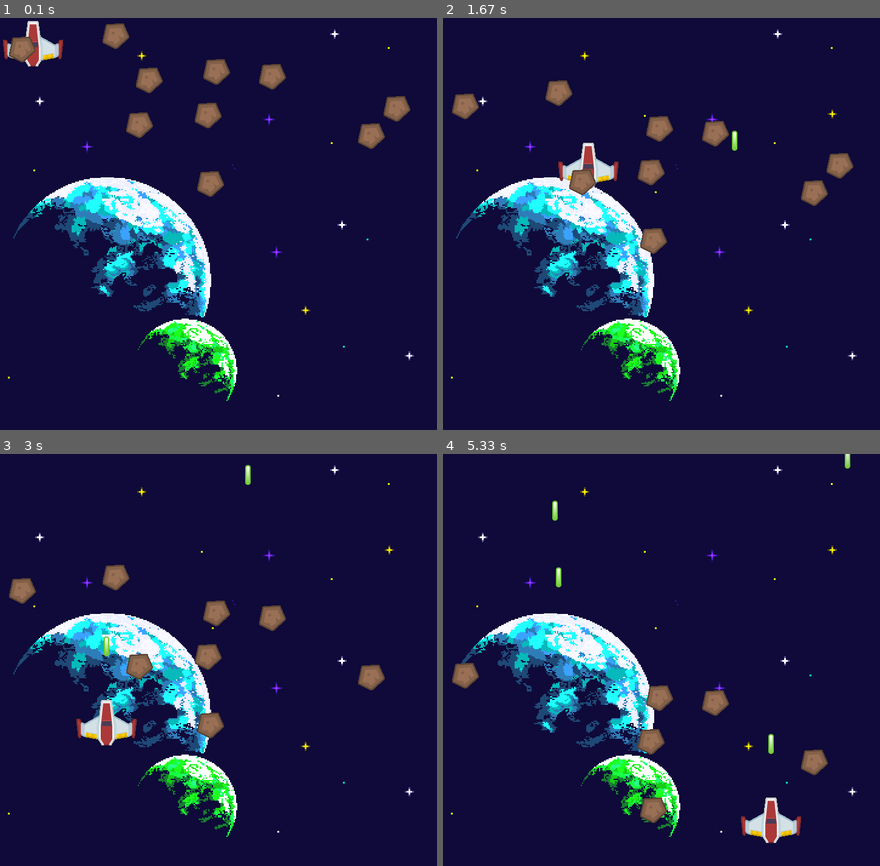
Above: before the commit, frames 1-4 (two rows, left to right).
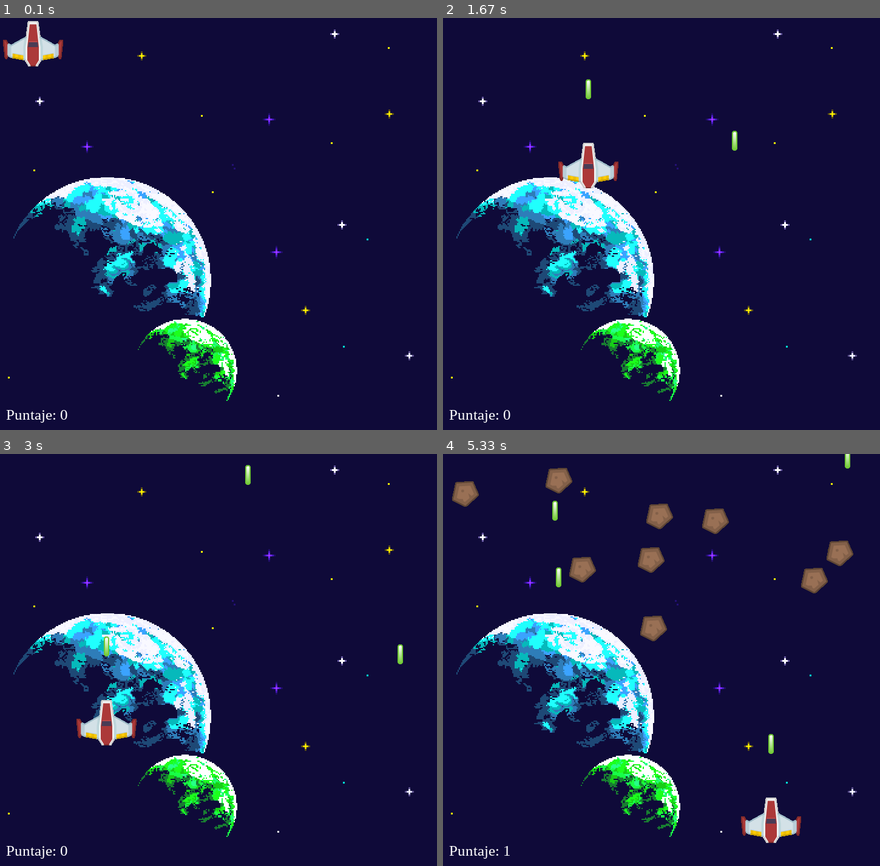
Above: after the commit, the same moments.

Repository: lingwey/juego-de-destruir-meteoros-en-pygame
Game: pygame game, started from destruir meteoritos.py
Same seed, same stepped clock (60 frames per second), same inputs: the game is played once before the commit and once after it.
Inputs (mouse positions are in pixels of both pictures, inside the frame that each line leads up to):
- Up to frame 1 (0.1 s): no input
- Up to frame 2 (1.67 s): tap Space at 0.33 s; click (705, 314) at 0.72 s; click (547, 71) at 1.05 s; click (556, 141) at 1.38 s
- Up to frame 3 (3 s): click (218, 709) at 1.72 s; click (157, 573) at 2.05 s; click (371, 767) at 2.38 s; click (78, 701) at 2.72 s
- Up to frame 4 (5.33 s): click (534, 581) at 3.05 s; click (556, 734) at 3.38 s; click (818, 754) at 3.72 s; click (530, 812) at 4.05 s; click (526, 684) at 4.38 s; click (556, 552) at 4.72 s; click (740, 795) at 5.05 s

The runs differ from the first frame. In frame 1, 2.9% of the frame differs, in the area x 1-94%, y 1-99%; in frame 2, 2.7%; in frame 3, 2.4%; in frame 4, 4.3%, in the area x 1-94%, y 3-99%.

Commit message:
agrega el mostar en la ventana el puntaje y pantalla de game over

Diff:
--- a/destruir meteoritos.py
+++ b/destruir meteoritos.py
@@ -1,9 +1,9 @@
-import pygame, random
+import pygame, random, time, sys
 
 pantallaAlto = 680
 pantallaAncho = 720
 negro = (0,0,0)
-
+blanco = (255, 255,255)
 #agrega imagenes para el juego
 class meteoro (pygame.sprite.Sprite):
     def __init__ (self):
@@ -59,6 +59,24 @@
         self.fondo = pygame.image.load(imagenDeFondo).convert()
         self.sonido = sonidoLaser
 
+        self.entreTiempo = 3
+        self.ultimaTanda = time.time()
+        self.reiniciarJuego()
+
+    def reiniciarJuego (self):
+        self.gameOver = False
+        self.puntaje = 0
+        self.meteoroLista.empty()
+        self.totalListaImagenes.empty()
+        self.lasersLista.empty()
+        self.cantidadMeteoros = 5
+        self.entreTiempo = 5
+        self.ultimaTanda = time.time()
+        self.jugador = player()
+        self.totalListaImagenes.add(self.jugador)
+        self.jugador.rect.x = pantallaAncho // 2 - 45
+        self.jugador.rect.y = 80
+
     def crearTandasMeteoros(self):
            for i in range (self.cantidadMeteoros): #crea los meteoros y genera la posicion donde van a comienzar
             meteoros = meteoro()
@@ -80,10 +98,15 @@
                 self.totalListaImagenes.add(disparo)
                 self.lasersLista.add(disparo)
                 self.sonido.play()
+            if event.type == pygame.KEYDOWN:
+                if event.key == pygame.K_SPACE:
+                    if self.gameOver:
+                       self.reiniciarJuego()
 
         return False
 
     def run_logic (self):
+        tiempoActual = time.time()
         if not self.gameOver:
             self.totalListaImagenes.update()
             for disparo in self.lasersLista:
@@ -97,13 +120,30 @@
                     self.totalListaImagenes.remove(disparo)
                     self.lasersLista.remove(disparo)
             if not self.meteoroLista:
-                self.cantidadMeteoros += self.meteorosAgregadosXNivel
-                print ("alerta")
-                self.crearTandasMeteoros()
+                if tiempoActual - self.ultimaTanda >= self.entreTiempo:
+                    self.cantidadMeteoros += self.meteorosAgregadosXNivel
+                    print ("alerta")
+                    self.crearTandasMeteoros()
+            if pygame.sprite.spritecollide(self.jugador,self.meteoroLista,True):
+                    self.gameOver = True
+                    #print("muerto")
+
 
     def display_frame (self,ventana):
         ventana.blit(self.fondo,[0,0])
-        self.totalListaImagenes.draw(ventana)
+        fuente = pygame.font.SysFont("serif", 25)
+        textoPuntaje = fuente.render("Puntaje: " + str(self.puntaje), True, blanco)
+        esquinaXIzquierdaInfe = 10
+        esquinaYIzquierdaInfe = pantallaAlto - 40
+        ventana.blit(textoPuntaje,[esquinaXIzquierdaInfe, esquinaYIzquierdaInfe])
+        if self.gameOver:
+            texto = fuente.render("Muerto. Pulsar barra para volver a empezar", True, blanco)
+            centroX = (pantallaAncho // 2) - (texto.get_width() // 2)
+            centroY = (pantallaAlto // 2) - (texto.get_height() // 2)
+            ventana.blit(texto,[centroX,centroY])
+        if not self.gameOver:
+            self.totalListaImagenes.draw(ventana)
+
         pygame.display.flip()
 
 def main ():
